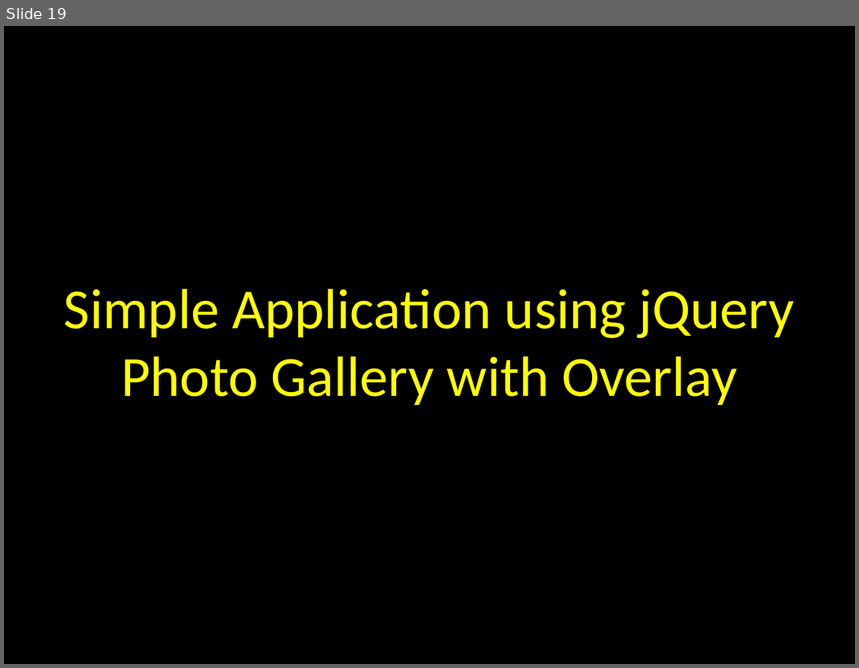
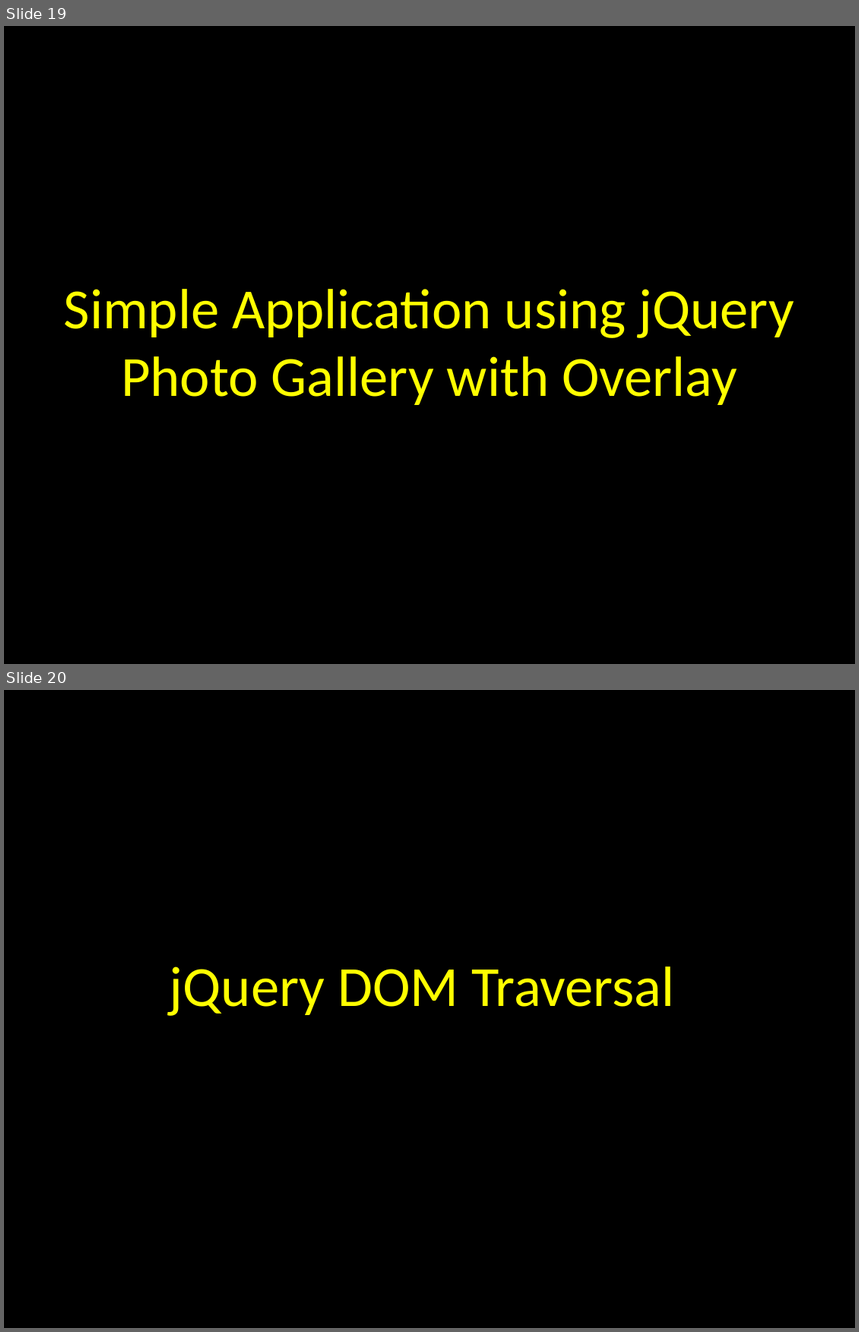
Before and after one commit to elloraCpe/courses, a slide deck: CPEE1/jQuery.pptx. Shown one above the other, each under a label of ours: slide 19 before the commit, slides 19 and 20 after it. The pictures are 859x668 and 859x1332 pixels, drawn with LibreOffice and Linux fonts; fonts in the diff are those of the drawing. Boxes give left, top, right and bottom in pixels: in the first picture for what was removed or moved away, otherwise in the second. Text is boxed around its words. In the diff, an @@ line names an element or a change of style, - is before the commit and + after.

```diff
--- a/CPEE1/jQuery.pptx
+++ b/CPEE1/jQuery.pptx
@@ slide 20 added at (4, 690, 855, 1328), background #000000 @@
@@ text added at (170, 967, 675, 1016), 48 pt, text #FFFF00 @@
+jQuery DOM Traversal
```
Also in this commit, not shown: 3 other slides added, 21 other files.
